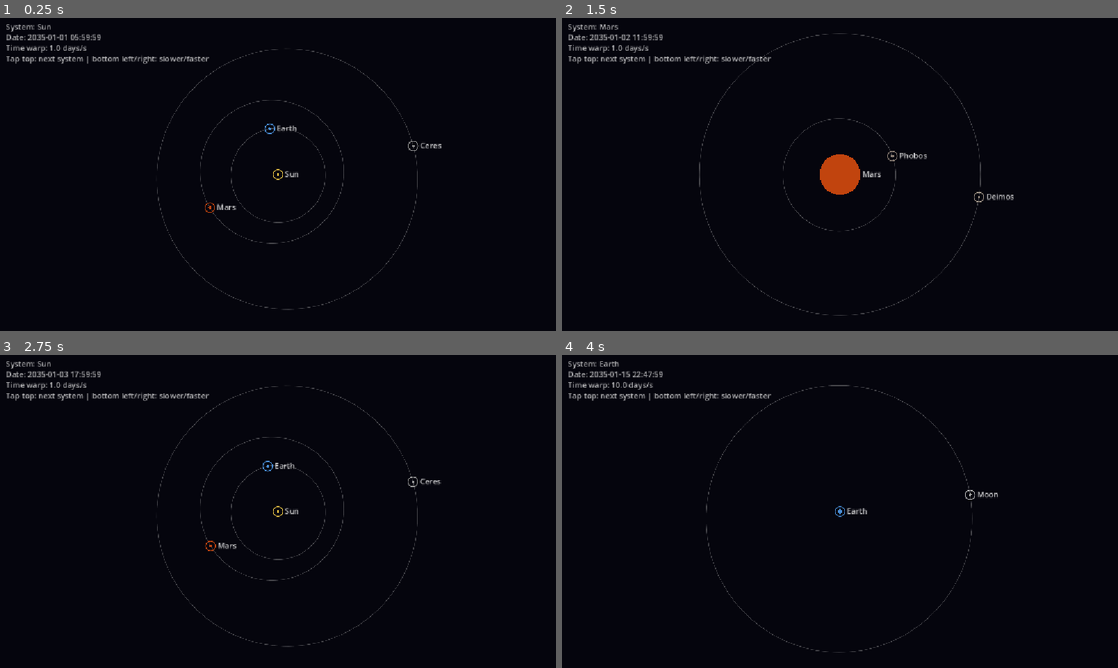
Above: before the commit, frames 1-4 (two rows, left to right).
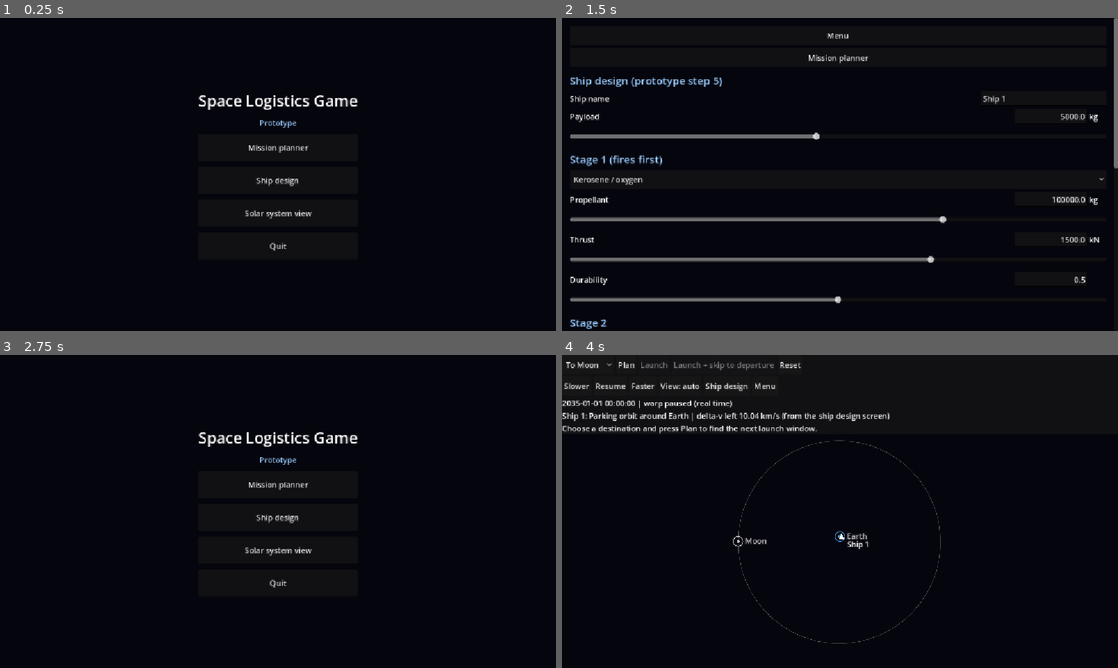
Above: after the commit, the same moments.

Repository: jonmakescars/asteroid-miner
Game: Godot game, scene res://menu.tscn
Same seed, same stepped clock (60 frames per second), same inputs: the game is played once before the commit and once after it. Before the commit the project starts from res://main.tscn.
Inputs (mouse positions are in pixels of both pictures, inside the frame that each line leads up to):
- Up to frame 1 (0.25 s): no input
- Up to frame 2 (1.5 s): click (840, 146) at 0.5 s, where only the run after the commit has a clickable "Mission planner"; click (728, 49) at 1.25 s, where only the run after the commit has a clickable "Ship design"
- Up to frame 3 (2.75 s): click (278, 373) at 2 s, where only the run after the commit has a clickable "Menu"
- Up to frame 4 (4 s): click (840, 517) at 2.75 s, where only the run after the commit has a clickable "Ship design"; click (840, 395) at 3.5 s, where only the run after the commit has a clickable "Mission planner"

The runs differ from the first frame. In frame 1, 2.7% of the frame differs, in the area x 1-80%, y 2-94%; in frame 2, 7.9%, in the area x 1-100%, y 0-100%; in frame 3, 2.7%; in frame 4, 4.1%.

Commit message:
Start menu and persistent mission state

Diff:
--- /dev/null
+++ b/menu.tscn
@@ -0,0 +1,12 @@
+[gd_scene load_steps=2 format=3]
+
+[ext_resource type="Script" path="res://scripts/menu_view.gd" id="1"]
+
+[node name="Menu" type="Control"]
+layout_mode = 3
+anchors_preset = 15
+anchor_right = 1.0
+anchor_bottom = 1.0
+grow_horizontal = 2
+grow_vertical = 2
+script = ExtResource("1")
--- a/project.godot
+++ b/project.godot
@@ -9,9 +9,9 @@
 config_version=5
 
 [application]
-run/main_scene="res://main.tscn"
-run/main_scene="res://main.tscn"
-run/main_scene="res://main.tscn"
+run/main_scene="res://menu.tscn"
+run/main_scene="res://menu.tscn"
+run/main_scene="res://menu.tscn"
 
 config/name="Asteroid Miner"
 config/features=PackedStringArray("4.7", "Mobile")
--- /dev/null
+++ b/scripts/game_state.gd
@@ -0,0 +1,15 @@
+class_name GameState
+extends RefCounted
+## State that has to survive switching between screens (scenes). Static variables live as long as
+## the game runs, so no autoload is needed. Screens call GameState values before changing scene
+## and restore from them when they open.
+
+static var has_mission_state := false
+static var time_jd := 0.0
+static var paused := true
+static var warp_index := 0
+static var frame_index := 0
+static var target_index := 0
+static var message := ""
+static var plan: Dictionary = {}
+static var legs: Array = []
--- /dev/null
+++ b/scripts/menu_view.gd
@@ -0,0 +1,47 @@
+extends Control
+## Start menu: opens the prototype screens.
+
+const MOBILE_UI_SCALE := 2.0
+const ENTRIES := [
+	["Mission planner", "res://mission.tscn"],
+	["Ship design", "res://ship_design.tscn"],
+	["Solar system view", "res://main.tscn"],
+]
+
+
+func _ready() -> void:
+	if OS.has_feature("mobile"):
+		get_window().content_scale_factor = MOBILE_UI_SCALE
+	RenderingServer.set_default_clear_color(Color(0.02, 0.02, 0.05))
+	var centre := CenterContainer.new()
+	centre.set_anchors_preset(Control.PRESET_FULL_RECT)
+	add_child(centre)
+	var box := VBoxContainer.new()
+	box.add_theme_constant_override("separation", 12)
+	centre.add_child(box)
+
+	var title := Label.new()
+	title.text = "Space Logistics Game"
+	title.horizontal_alignment = HORIZONTAL_ALIGNMENT_CENTER
+	title.add_theme_font_size_override("font_size", 32)
+	box.add_child(title)
+	var subtitle := Label.new()
+	subtitle.text = "Prototype"
+	subtitle.horizontal_alignment = HORIZONTAL_ALIGNMENT_CENTER
+	subtitle.add_theme_color_override("font_color", Color(0.6, 0.8, 1.0))
+	box.add_child(subtitle)
+
+	for entry in ENTRIES:
+		var path: String = entry[1]
+		var button := Button.new()
+		button.text = entry[0]
+		button.custom_minimum_size = Vector2(320, 56)
+		button.pressed.connect(func() -> void: get_tree().change_scene_to_file(path))
+		box.add_child(button)
+
+	if not OS.has_feature("mobile"):
+		var quit_button := Button.new()
+		quit_button.text = "Quit"
+		quit_button.custom_minimum_size = Vector2(320, 56)
+		quit_button.pressed.connect(func() -> void: get_tree().quit())
+		box.add_child(quit_button)
--- a/scripts/mission_view.gd
+++ b/scripts/mission_view.gd
@@ -64,7 +64,10 @@
 			children[parent_id].append(id)
 	_load_ship_dv()
 	_build_ui()
-	_reset()
+	if GameState.has_mission_state:
+		_restore_state()
+	else:
+		_reset()
 
 
 func _load_ship_dv() -> void:
@@ -87,6 +90,36 @@
 	var radius := float(bodies["earth"]["radius_km"]) + PARKING_ALTITUDE_KM
 	parking_segment = TransferPlanner.circular_segment(radius, earth_gm, start_jd, 0.0)
 	legs = [{"parent": "earth", "segment": parking_segment, "t_start": start_jd, "label": "Parking orbit around Earth"}]
+
+
+## Keeps the mission while another screen is open (see GameState).
+func _save_state() -> void:
+	GameState.has_mission_state = true
+	GameState.time_jd = time_jd
+	GameState.paused = paused
+	GameState.warp_index = warp_index
+	GameState.frame_index = frame_index
+	GameState.target_index = target_picker.selected
+	GameState.message = message
+	GameState.plan = plan
+	GameState.legs = legs
+
+
+func _restore_state() -> void:
+	time_jd = GameState.time_jd
+	paused = GameState.paused
+	warp_index = GameState.warp_index
+	frame_index = GameState.frame_index
+	message = GameState.message
+	plan = GameState.plan
+	legs = GameState.legs
+	parking_segment = legs[0]["segment"]
+	target_picker.select(GameState.target_index)
+
+
+func _goto(scene_path: String) -> void:
+	_save_state()
+	get_tree().change_scene_to_file(scene_path)
 
 
 # ---------------------------------------------------------------- user interface
@@ -116,7 +149,8 @@
 	pause_button = _add_button(row2, "Pause", func() -> void: paused = not paused)
 	_add_button(row2, "Faster", func() -> void: warp_index = mini(warp_index + 1, WARP_STEPS.size() - 1))
 	frame_button = _add_button(row2, "View", func() -> void: frame_index = (frame_index + 1) % FRAMES.size())
-	_add_button(row2, "Ship design", func() -> void: get_tree().change_scene_to_file("res://ship_design.tscn"))
+	_add_button(row2, "Ship design", func() -> void: _goto("res://ship_design.tscn"))
+	_add_button(row2, "Menu", func() -> void: _goto("res://menu.tscn"))
 
 	info_label = Label.new()
 	info_label.size_flags_horizontal = Control.SIZE_EXPAND_FILL
--- a/scripts/ship_design_view.gd
+++ b/scripts/ship_design_view.gd
@@ -97,6 +97,11 @@
 	box.add_theme_constant_override("separation", 6)
 	margin.add_child(box)
 
+	var menu_button := Button.new()
+	menu_button.text = "Menu"
+	menu_button.custom_minimum_size = Vector2(0, 40)
+	menu_button.pressed.connect(func() -> void: get_tree().change_scene_to_file("res://menu.tscn"))
+	box.add_child(menu_button)
 	var mission_button := Button.new()
 	mission_button.text = "Mission planner"
 	mission_button.custom_minimum_size = Vector2(0, 40)
--- a/scripts/system_view.gd
+++ b/scripts/system_view.gd
@@ -22,7 +22,10 @@
 
 
 func _ready() -> void:
+	if OS.has_feature("mobile"):
+		get_window().content_scale_factor = 2.0
 	RenderingServer.set_default_clear_color(Color(0.02, 0.02, 0.05))
+	_add_menu_button()
 	var parsed: Variant = JSON.parse_string(FileAccess.get_file_as_string(DATA_PATH))
 	if typeof(parsed) != TYPE_DICTIONARY:
 		push_error("Cannot read %s (on Android, add *.json to the export filter)." % DATA_PATH)
@@ -41,6 +44,22 @@
 			focus_ids.append(id)
 
 
+## A small "Menu" button in the top right corner (Escape also works).
+func _add_menu_button() -> void:
+	var layer := CanvasLayer.new()
+	add_child(layer)
+	var button := Button.new()
+	button.text = "Menu"
+	button.set_anchors_preset(Control.PRESET_TOP_RIGHT)
+	button.grow_horizontal = Control.GROW_DIRECTION_BEGIN
+	button.pressed.connect(_open_menu)
+	layer.add_child(button)
+
+
+func _open_menu() -> void:
+	get_tree().change_scene_to_file("res://menu.tscn")
+
+
 func _process(delta: float) -> void:
 	if not paused:
 		time_jd += delta * float(WARP_STEPS[warp_index])
@@ -54,6 +73,8 @@
 		match key.keycode:
 			KEY_TAB:
 				_next_focus()
+			KEY_ESCAPE:
+				_open_menu()
 			KEY_SPACE:
 				paused = not paused
 			KEY_EQUAL, KEY_KP_ADD, KEY_PERIOD:
Not shown, added: scripts/game_state.gd.uid
Not shown, added: scripts/menu_view.gd.uid
Not shown, added: step7-menu.zip
